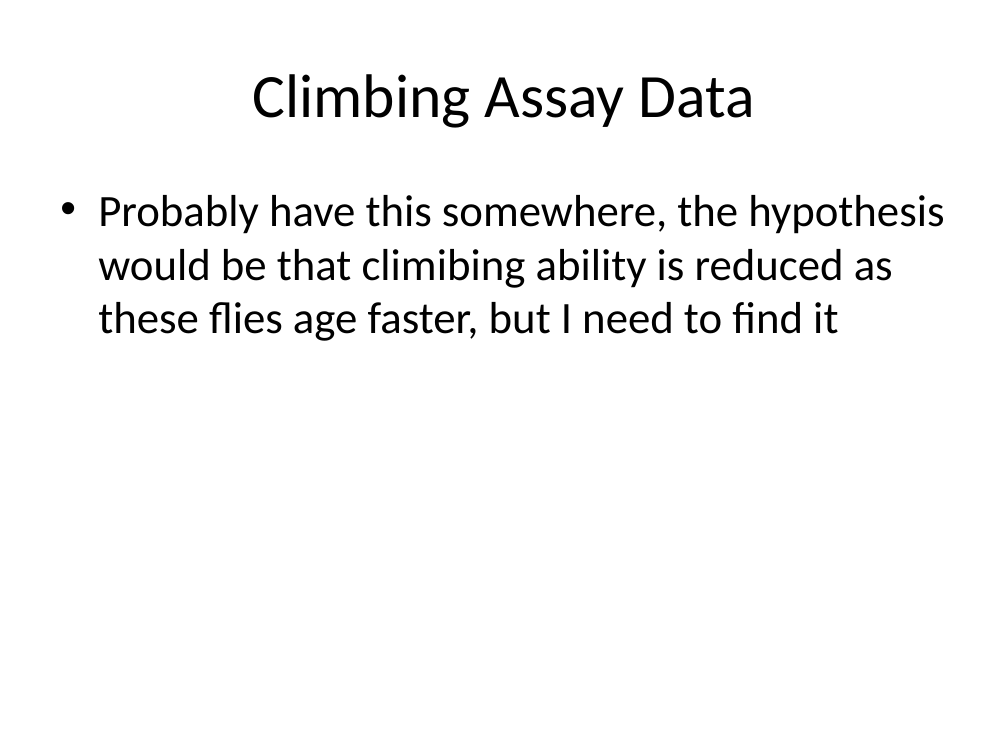
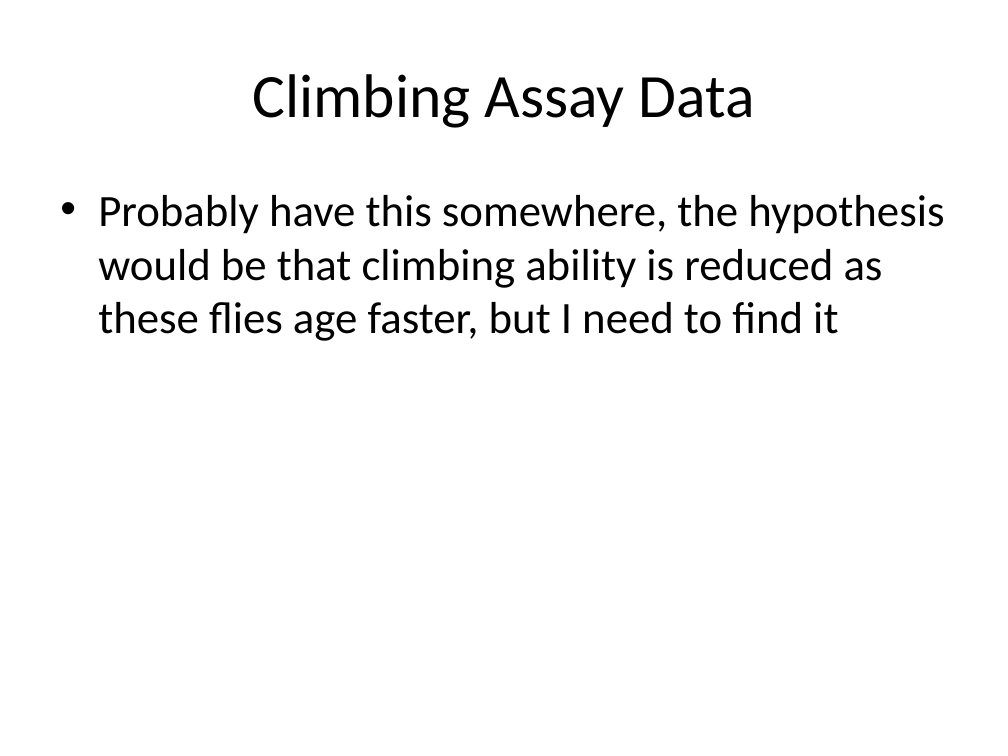
Before and after one commit to BridgesLab/DrosophilaMuscleFunction, a slide deck: slide 8 of Manuscripts/Muscle Tsc1 Aging Paper/Data Summary.pptx. Drawn at 1008x756 pixels with LibreOffice and Linux fonts; fonts in the diff are those of the drawing. Boxes give left, top, right and bottom in pixels: in the first picture for what was removed or moved away, otherwise in the second. Text is boxed around its words. In the diff, an @@ line names an element or a change of style, - is before the commit and + after.

```diff
--- a/Manuscripts/Muscle Tsc1 Aging Paper/Data Summary.pptx
+++ b/Manuscripts/Muscle Tsc1 Aging Paper/Data Summary.pptx
@@ text at (98,195,944,341): text changed @@
-• Probably have this somewhere, the hypothesis would be that climibing ability is reduced as these flies age faster, but I need to find it
+• Probably have this somewhere, the hypothesis would be that climbing ability is reduced as these flies age faster, but I need to find it
```
Also in this commit, not shown: 2 other files.
